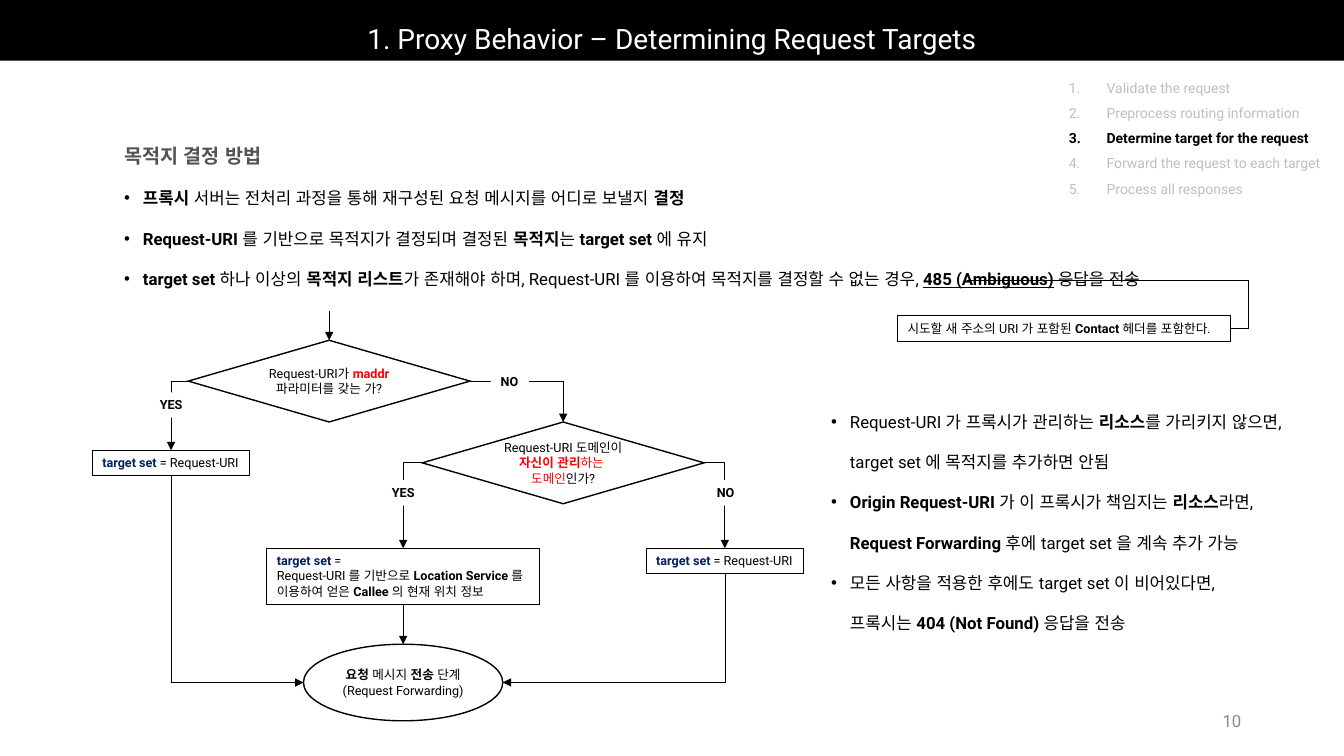
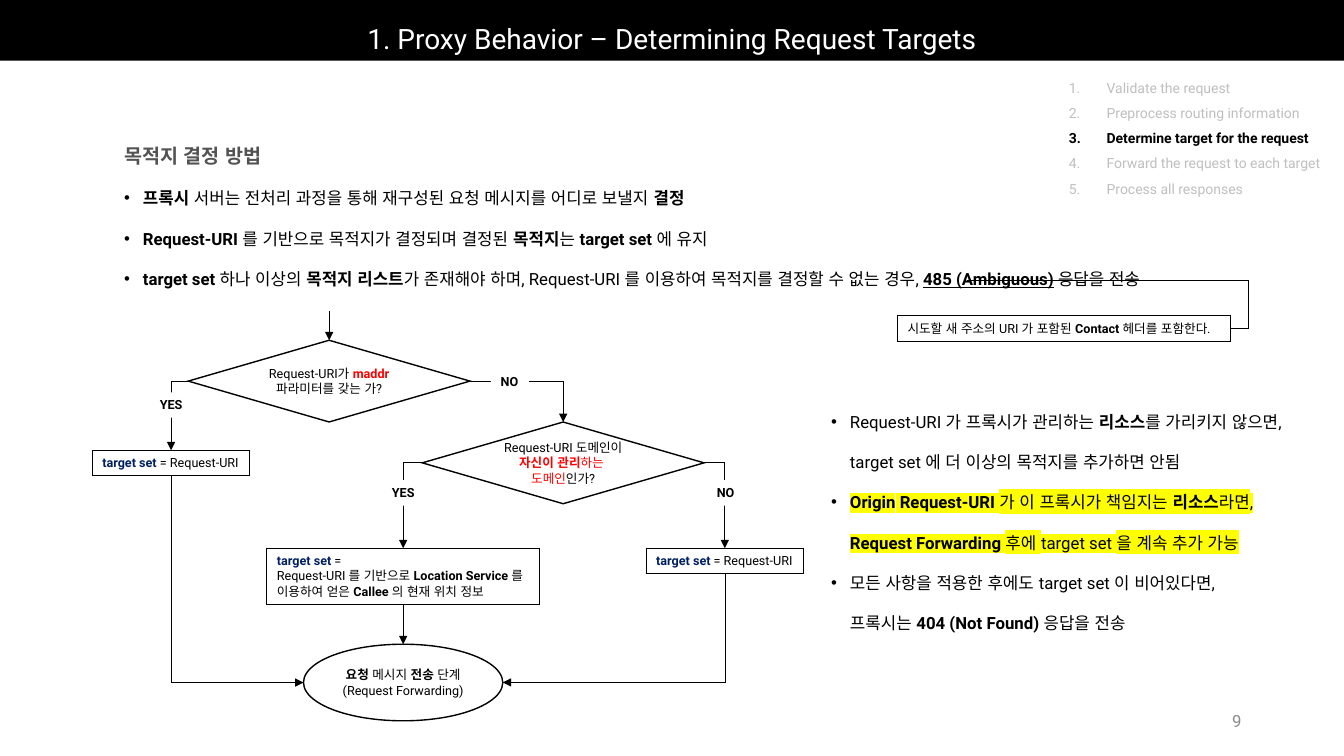
Before and after one commit to Epsilonely/SIP-Survey, a slide deck: slide 9 of 세미나 3차.pptx (slide 10 before the commit). Drawn at 1344x756 pixels with LibreOffice and Linux fonts; fonts in the diff are those of the drawing. Boxes give left, top, right and bottom in pixels: in the first picture for what was removed or moved away, otherwise in the second. Text is boxed around its words. In the diff, an @@ line names an element or a change of style, - is before the commit and + after.

```diff
--- a/세미나 3차.pptx
+++ b/세미나 3차.pptx
@@ text at (850, 414, 1282, 472): text changed @@
-• Request-URI 가 프록시가 관리하는 리소스를 가리키지 않으면,
-  target set 에 목적지를 추가하면 안됨
+• Request-URI 가 프록시가 관리하는 리소스를 가리키지 않으면,
+  target set 에 더 이상의 목적지를 추가하면 안됨
@@ text at (850, 491, 1254, 554): highlight none to #FFFF00 in "Origin Request-URI 가 이 프록시가 책임지는 리소스라면, ..." @@
@@ page number at (1232, 715, 1241, 727): text changed @@
-10
+9
```
Also in this commit, not shown: 6 other slides changed, 1 slide removed.
